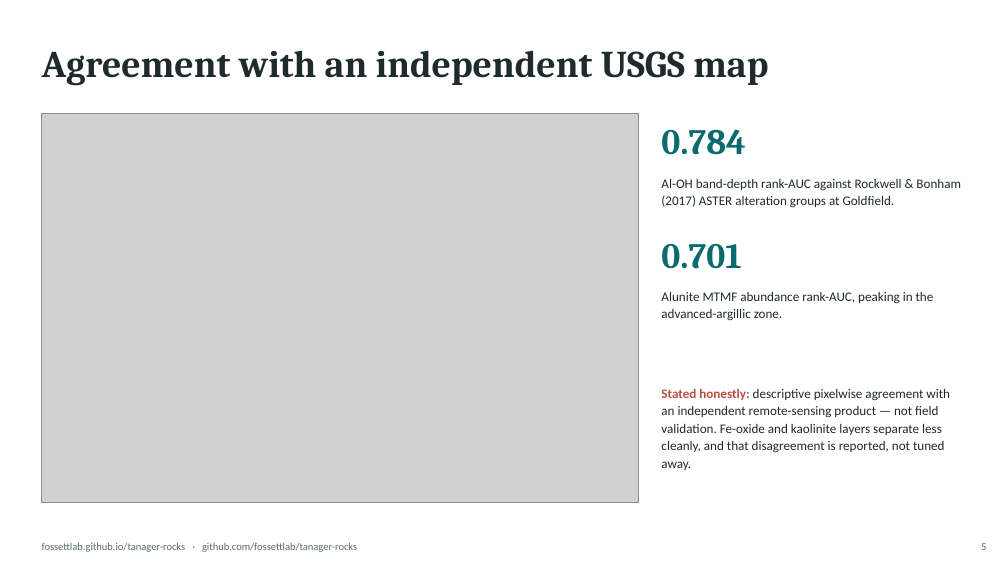
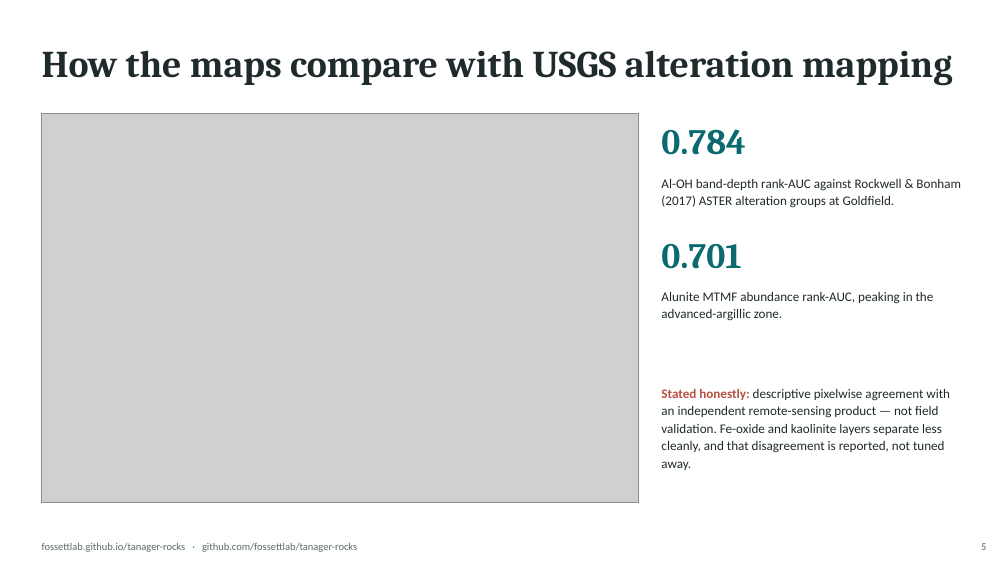
Before and after one commit to fossettlab/tanager-minmap, a slide deck: slide 5 of submission/tanager_rocks_deck.pptx. Drawn at 1008x567 pixels with LibreOffice and Linux fonts; fonts in the diff are those of the drawing; grey boxes stand for pictures. Boxes give left, top, right and bottom in pixels: in the first picture for what was removed or moved away, otherwise in the second. Text is boxed around its words. In the diff, an @@ line names an element or a change of style, - is before the commit and + after.

```diff
--- a/submission/tanager_rocks_deck.pptx
+++ b/submission/tanager_rocks_deck.pptx
@@ text at (42, 50, 952, 86): text changed @@
-Agreement with an independent USGS map
+How the maps compare with USGS alteration mapping
```
Also in this commit, not shown: 1 other slide changed, 3 other files.
